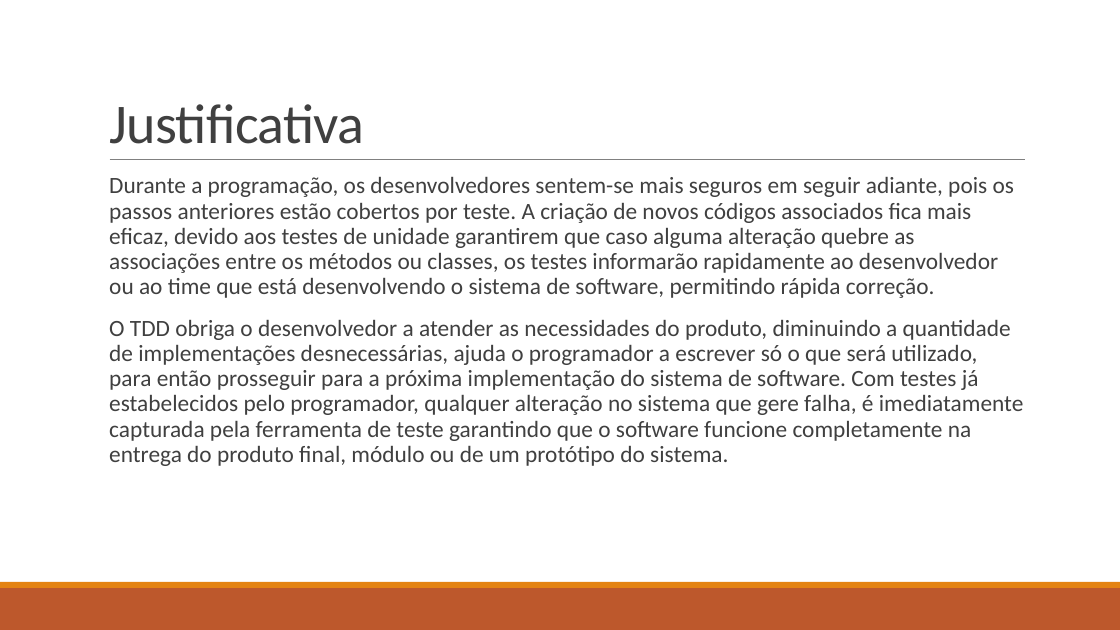
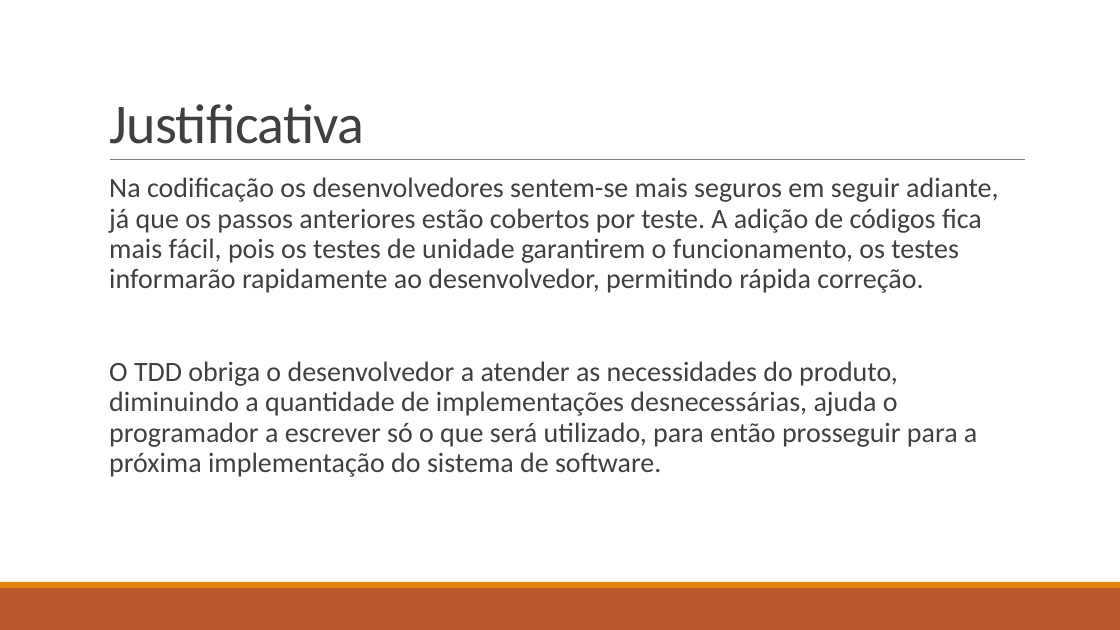
Before and after one commit to vtferrari/TCCGeradorEpub, a slide deck: slide 4 of doc/Test-Driven Development como alternativa de garantia de qualidade.pptx. Drawn at 1120x630 pixels with LibreOffice and Linux fonts; fonts in the diff are those of the drawing. Boxes give left, top, right and bottom in pixels: in the first picture for what was removed or moved away, otherwise in the second. Text is boxed around its words. In the diff, an @@ line names an element or a change of style, - is before the commit and + after.

```diff
--- a/doc/Test-Driven Development como alternativa de garantia de qualidade.pptx
+++ b/doc/Test-Driven Development como alternativa de garantia de qualidade.pptx
@@ text at (109,177,998,477): text changed; size 20 to 24 pt @@
-  Durante a programação, os desenvolvedores sentem-se mais seguros em seguir adiante, pois os passos anteriores estão cobertos por teste. A criação de novos códigos associados fica mais eficaz, devido aos testes de unidade garantirem que caso alguma alteração quebre as associações entre os métodos ou classes, os testes informarão rapidamente ao desenvolvedor ou ao time que está desenvolvendo o sistema de software, permitindo rápida correção.
-  O TDD obriga o desenvolvedor a atender as necessidades do produto, diminuindo a quantidade de implementações desnecessárias, ajuda o programador a escrever só o que será utilizado, para então prosseguir para a próxima implementação do sistema de software. Com testes já estabelecidos pelo programador, qualquer alteração no sistema que gere falha, é imediatamente capturada pela ferramenta de teste garantindo que o software funcione completamente na entrega do produto final, módulo ou de um protótipo do sistema.
+  Na codificação os desenvolvedores sentem-se mais seguros em seguir adiante, já que os passos anteriores estão cobertos por teste. A adição de códigos fica mais fácil, pois os testes de unidade garantirem o funcionamento, os testes informarão rapidamente ao desenvolvedor, permitindo rápida correção.
+  O TDD obriga o desenvolvedor a atender as necessidades do produto, diminuindo a quantidade de implementações desnecessárias, ajuda o programador a escrever só o que será utilizado, para então prosseguir para a próxima implementação do sistema de software.
```
Also in this commit, not shown: 16 other slides changed, 17 slides added, 19 slides removed.
